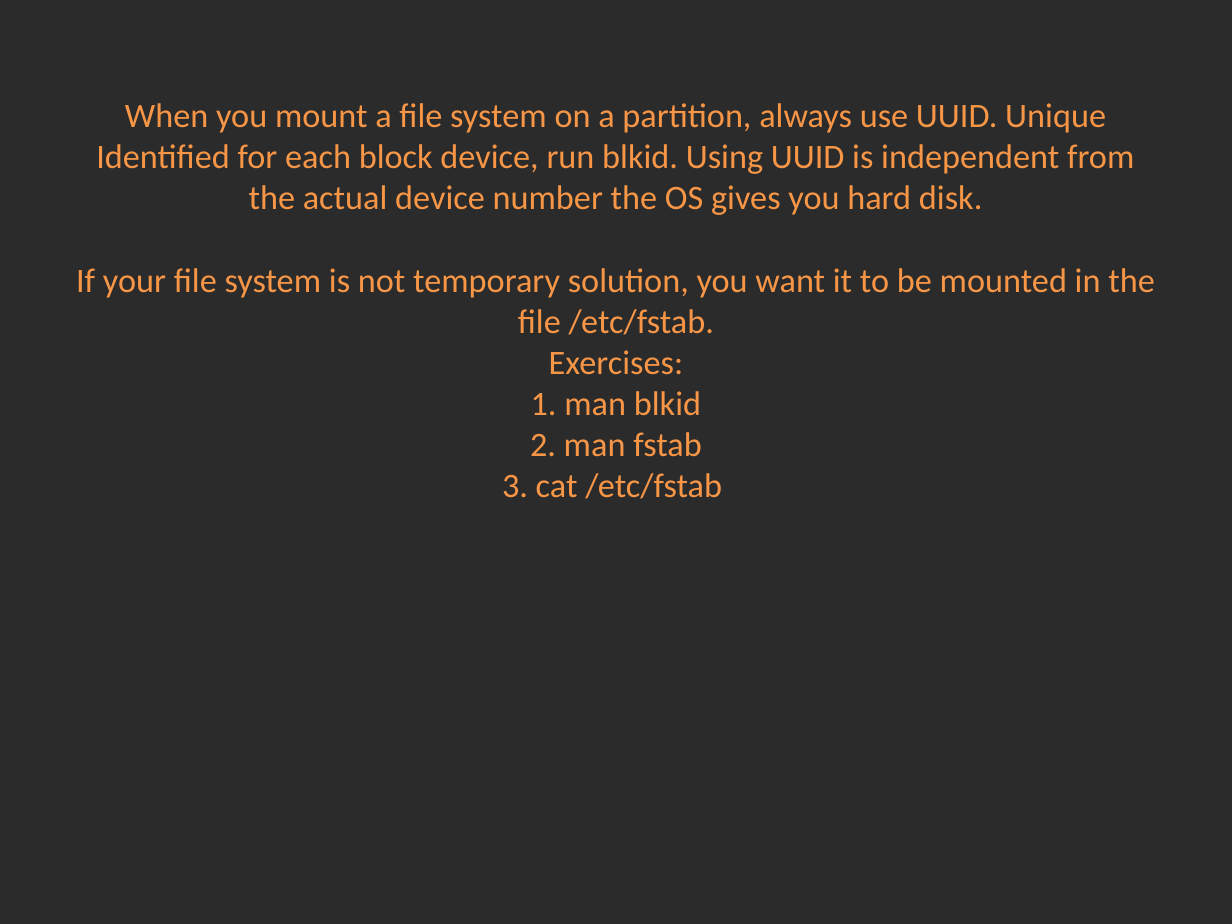
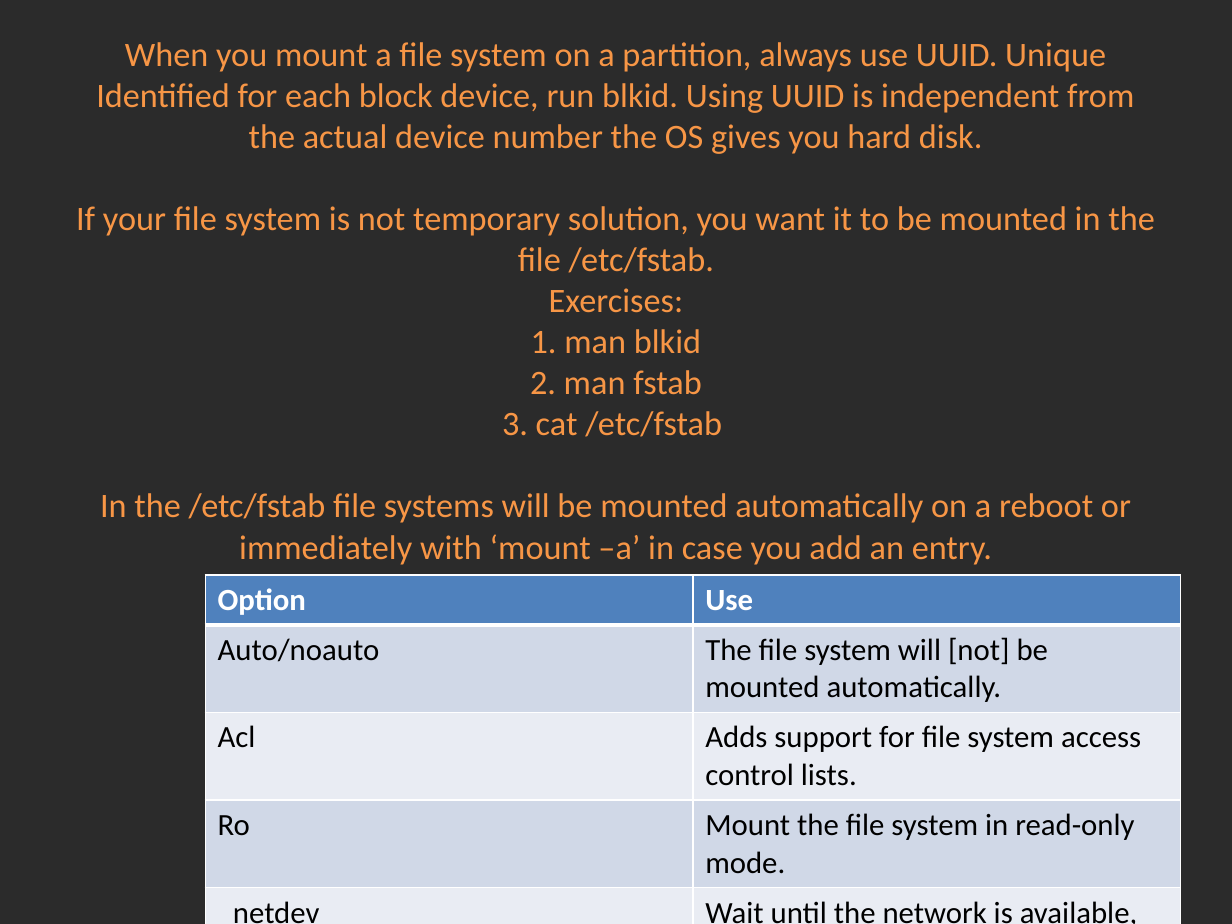
Before and after one commit to Academy-Soft-Intellect/Linux-Course, a slide deck: slide 7 of 8.PartitionsLVMFilesystems/08-PartitionsLVMFileSystems.pptx. Drawn at 1232x924 pixels with LibreOffice and Linux fonts; fonts in the diff are those of the drawing; background and template pictures are left out; a plain dark background stands for a picture behind light text. Boxes give left, top, right and bottom in pixels: in the first picture for what was removed or moved away, otherwise in the second. Text is boxed around its words. In the diff, an @@ line names an element or a change of style, - is before the commit and + after.

```diff
--- a/8.PartitionsLVMFilesystems/08-PartitionsLVMFileSystems.pptx
+++ b/8.PartitionsLVMFilesystems/08-PartitionsLVMFileSystems.pptx
@@ title at (x1=76, y1=42, x2=1155, y2=565): text changed @@
-When you mount a file system on a partition, always use UUID. Unique Identified for each block device, run blkid. Using UUID is independent from the actual device number the OS gives you hard disk.
-If your file system is not temporary solution, you want it to be mounted in the file /etc/fstab.
-Exercises:
-1. man blkid
-2. man fstab
-3. cat /etc/fstab
+When you mount a file system on a partition, always use UUID. Unique Identified for each block device, run blkid. Using UUID is independent from the actual device number the OS gives you hard disk.
+If your file system is not temporary solution, you want it to be mounted in the file /etc/fstab.
+Exercises:
+1. man blkid
+2. man fstab
+3. cat /etc/fstab
+In the /etc/fstab file systems will be mounted automatically on a reboot or immediately with ‘mount –a’ in case you add an entry.
@@ table added at (x1=206, y1=575, x2=1181, y2=924), 5 rows, 2 columns @@
+Option | Use
+Auto/noauto | The file system will [not] be mounted automatically.
+Acl | Adds support for file system access control lists.
+Ro | Mount the file system in read-only mode.
+_netdev | Wait until the network is available, before mounting this file system.
```
Also in this commit, not shown: 3 slides added, 1 other file.
